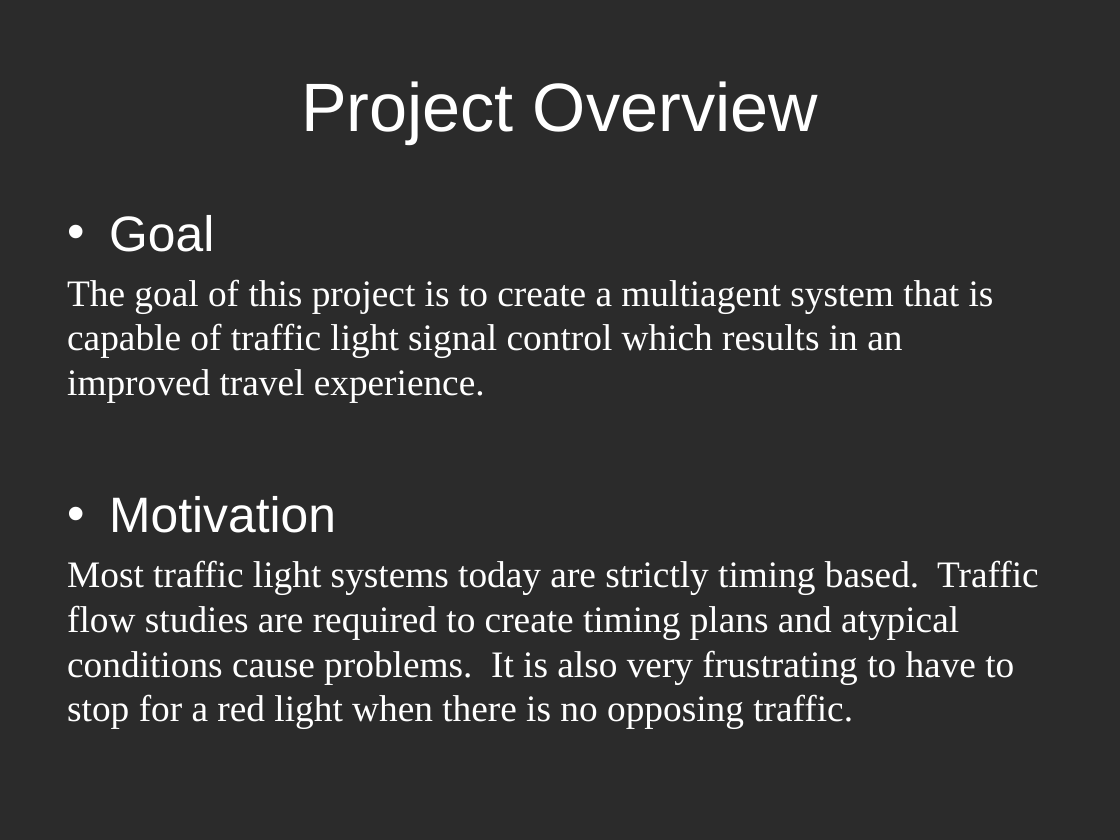
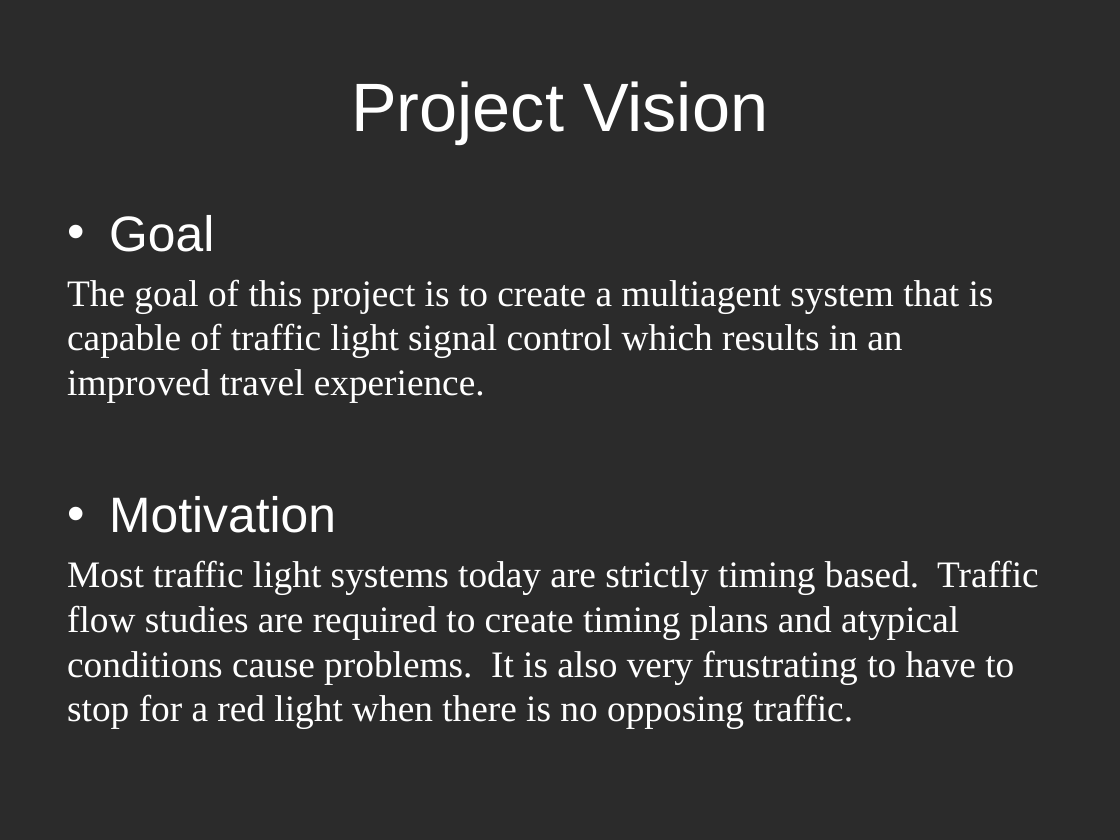
Before and after one commit to k0emt/macts, a slide deck: slide 3 of portfolio/PresentationInception.pptx. Drawn at 1120x840 pixels with LibreOffice and Linux fonts; fonts in the diff are those of the drawing; background and template pictures are left out; a plain dark background stands for a picture behind light text. Boxes give left, top, right and bottom in pixels: in the first picture for what was removed or moved away, otherwise in the second. Text is boxed around its words. In the diff, an @@ line names an element or a change of style, - is before the commit and + after.

```diff
--- a/portfolio/PresentationInception.pptx
+++ b/portfolio/PresentationInception.pptx
@@ title at box(351, 81, 768, 143): text changed @@
-Project Overview
+Project Vision
```
Also in this commit, not shown: 15 other slides changed, 4 slides added, 8 slides removed, 4 other files.
